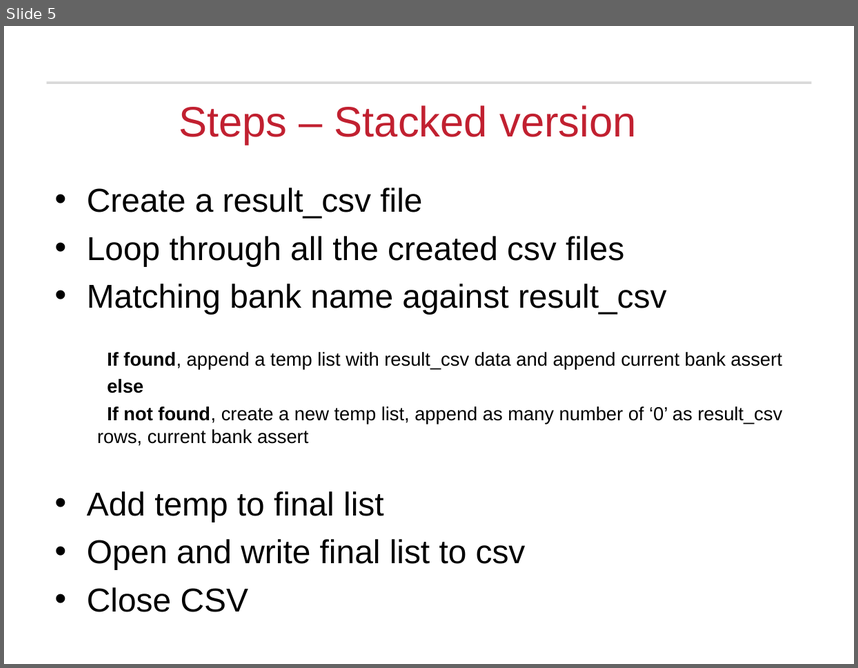
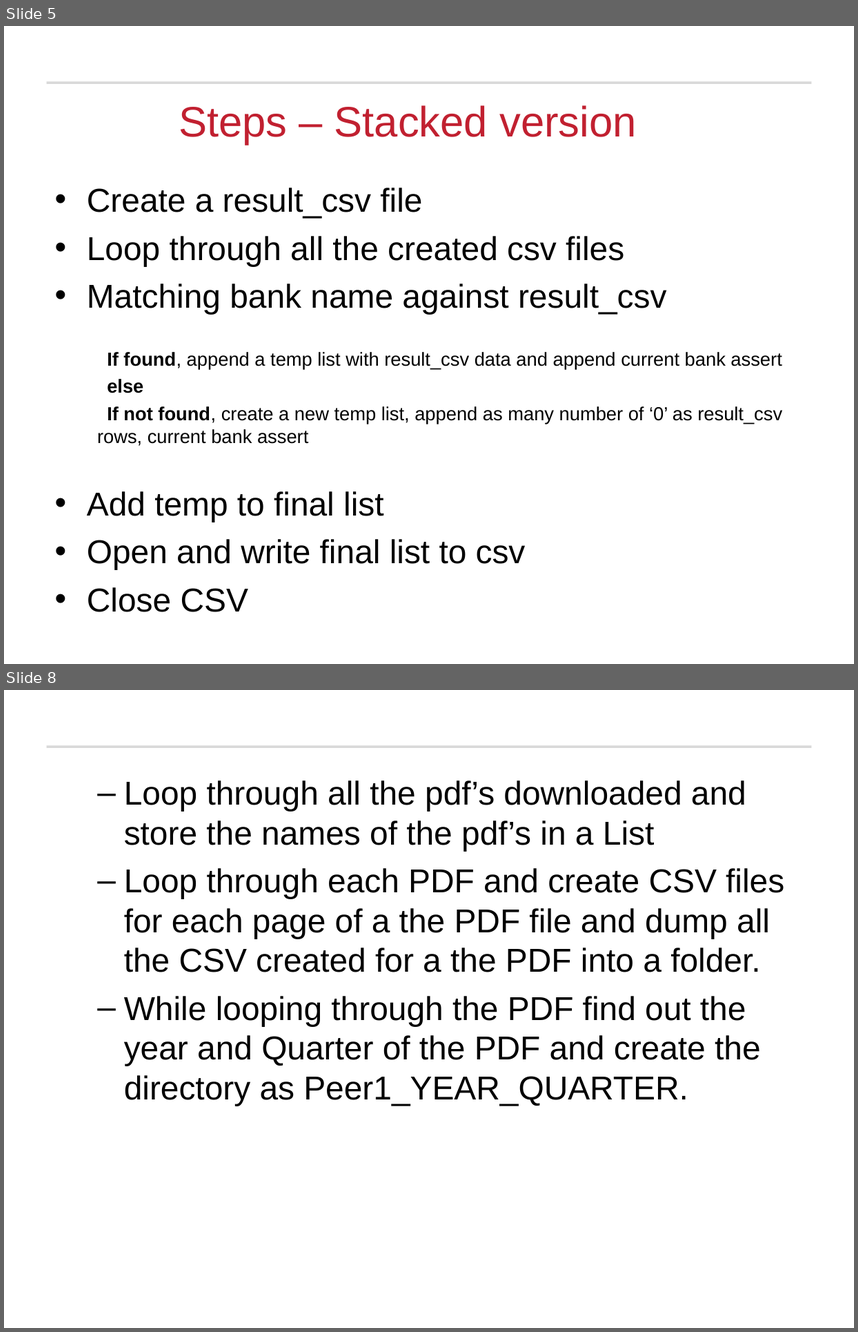
Before and after one commit to VivekKumarNeu/DataScienceAssignment1, a slide deck: Part1/Part1.ppt. Shown one above the other, each under a label of ours: slide 5 before the commit, slides 5 and 8 after it; the slides between them are not shown. The pictures are 858x668 and 858x1332 pixels, drawn with LibreOffice and Linux fonts; fonts in the diff are those of the drawing; background and template pictures are left out. Boxes give left, top, right and bottom in pixels: in the first picture for what was removed or moved away, otherwise in the second. Text is boxed around its words. In the diff, an @@ line names an element or a change of style, - is before the commit and + after.

```diff
--- a/Part1/Part1.ppt
+++ b/Part1/Part1.ppt
@@ slide 8 added at [4, 690, 854, 1328], background #FFFFFF; not listed: 1 template element that a slide beside it also shows @@
@@ text added at [124, 780, 784, 1105], 28 pt, text #000000 @@
+  – Loop through all the pdf’s downloaded and store the names of the pdf’s in a List
+  – Loop through each PDF and create CSV files for each page of a the PDF file and dump all the CSV created for a the PDF into a folder.
+  – While looping through the PDF find out the year and Quarter of the PDF and create the directory as Peer1_YEAR_QUARTER.
```
Also in this commit, not shown: 5 other slides added.
